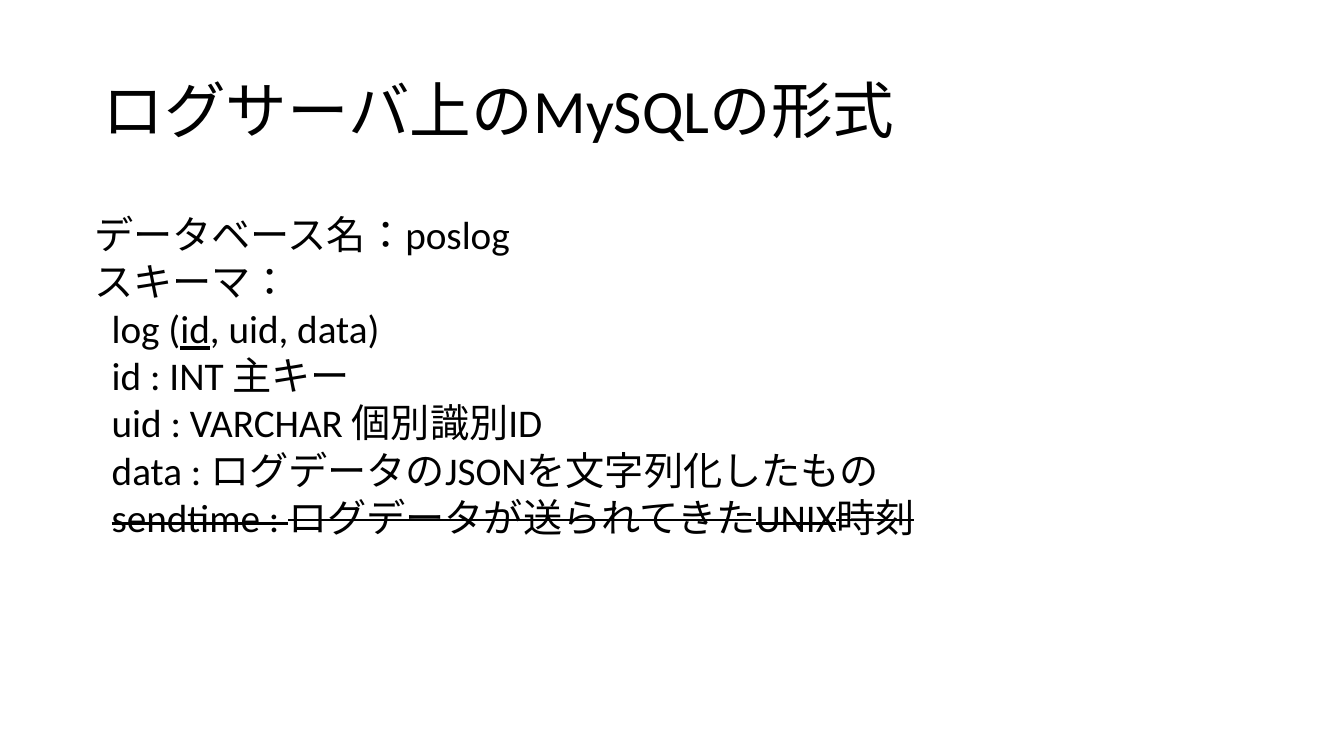
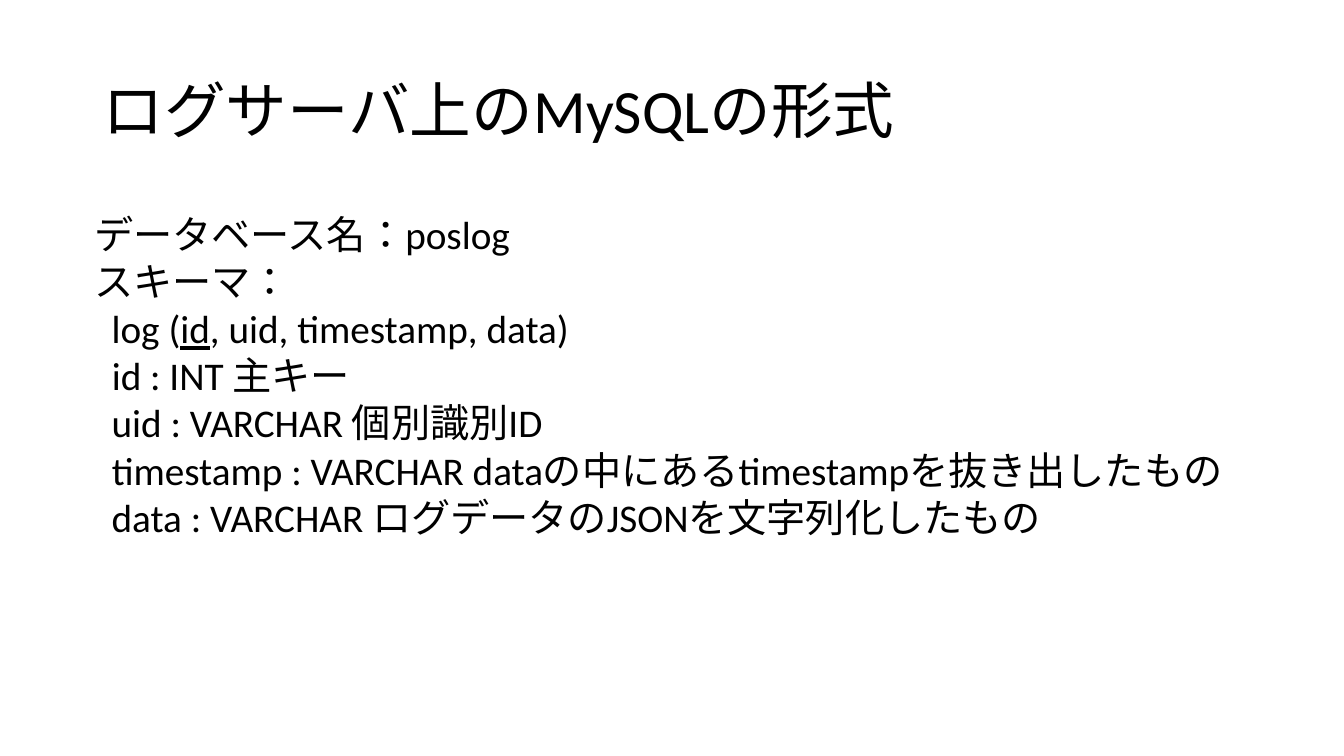
Before and after one commit to Tsukuba-SAY/documents, a slide deck: slide 6 of 利用ログの形式.pptx. Drawn at 1344x756 pixels with LibreOffice and Linux fonts; fonts in the diff are those of the drawing. Boxes give left, top, right and bottom in pixels: in the first picture for what was removed or moved away, otherwise in the second. Text is boxed around its words. In the diff, an @@ line names an element or a change of style, - is before the commit and + after.

Commit message:
利用ログ形式を現実に沿って修正

```diff
--- a/利用ログの形式.pptx
+++ b/利用ログの形式.pptx
@@ text at [94, 215, 1223, 536]: text changed @@
-データベース名：poslog
-スキーマ：
-log (id, uid, data)
-id : INT 主キー
-uid : VARCHAR 個別識別ID
-data : ログデータのJSONを文字列化したもの
-sendtime : ログデータが送られてきたUNIX時刻
+データベース名：poslog
+スキーマ：
+log (id, uid, timestamp, data)
+id : INT 主キー
+uid : VARCHAR 個別識別ID
+timestamp : VARCHAR dataの中にあるtimestampを抜き出したもの
+data : VARCHAR ログデータのJSONを文字列化したもの
```
Also in this commit, not shown: 4 other slides changed, 1 slide added, 1 slide removed.
